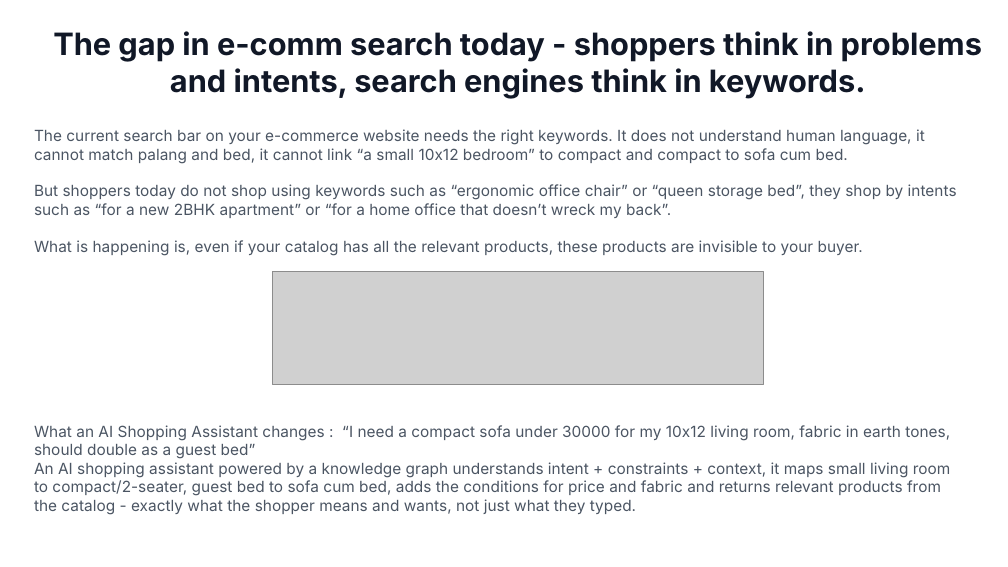
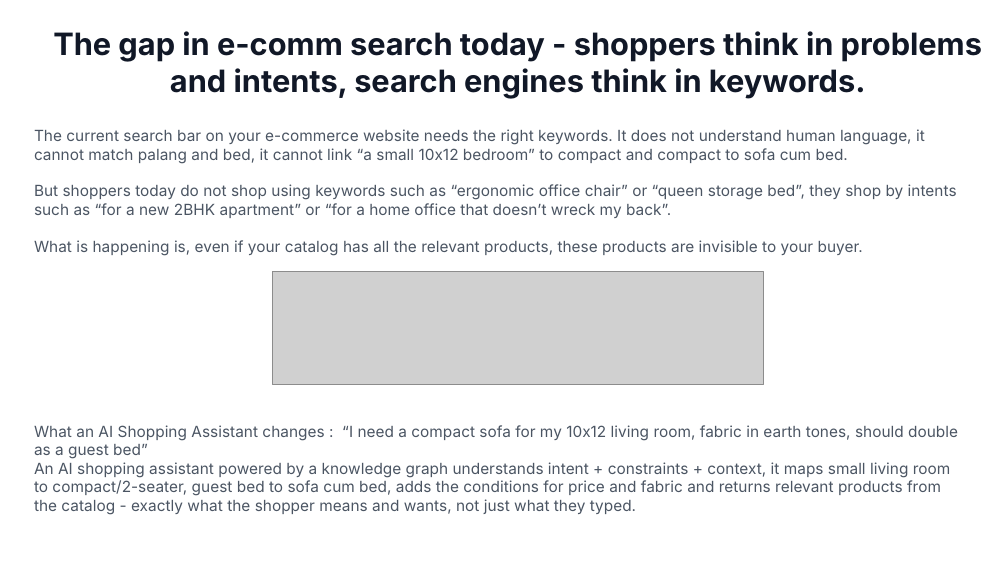
Before and after one commit to aantrikshhh/supersearch-ppt-templates, a slide deck: slide 4 of output/SS_Generic_Furniture.pptx. Drawn at 1008x567 pixels with LibreOffice and Linux fonts; fonts in the diff are those of the drawing; grey boxes stand for pictures. Boxes give left, top, right and bottom in pixels: in the first picture for what was removed or moved away, otherwise in the second. Text is boxed around its words. In the diff, an @@ line names an element or a change of style, - is before the commit and + after.

```diff
--- a/output/SS_Generic_Furniture.pptx
+++ b/output/SS_Generic_Furniture.pptx
@@ text at bbox=[34, 425, 958, 459]: text changed @@
-What an AI Shopping Assistant changes : “I need a compact sofa under 30000 for my 10x12 living room, fabric in earth tones, should double as a guest bed”
+What an AI Shopping Assistant changes : “I need a compact sofa for my 10x12 living room, fabric in earth tones, should double as a guest bed”
```
Also in this commit, not shown: 2 other slides changed, 10 other files.
